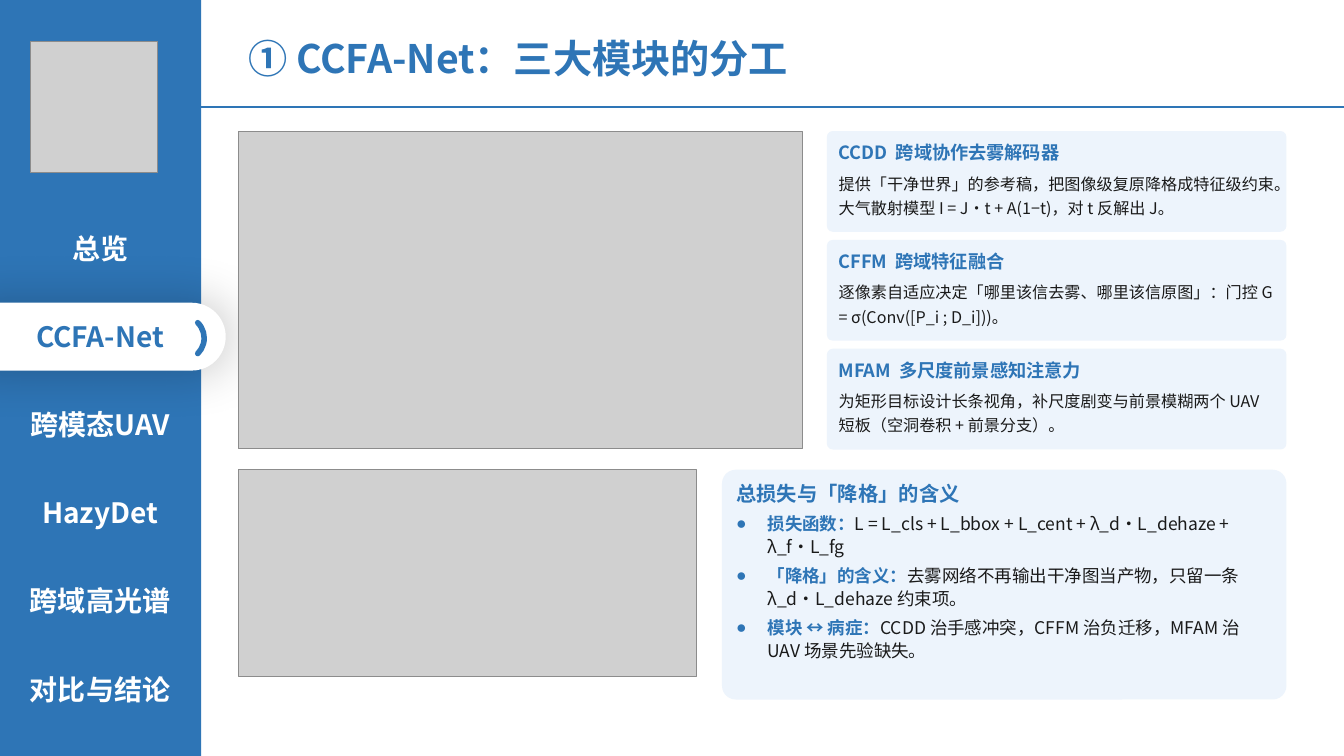
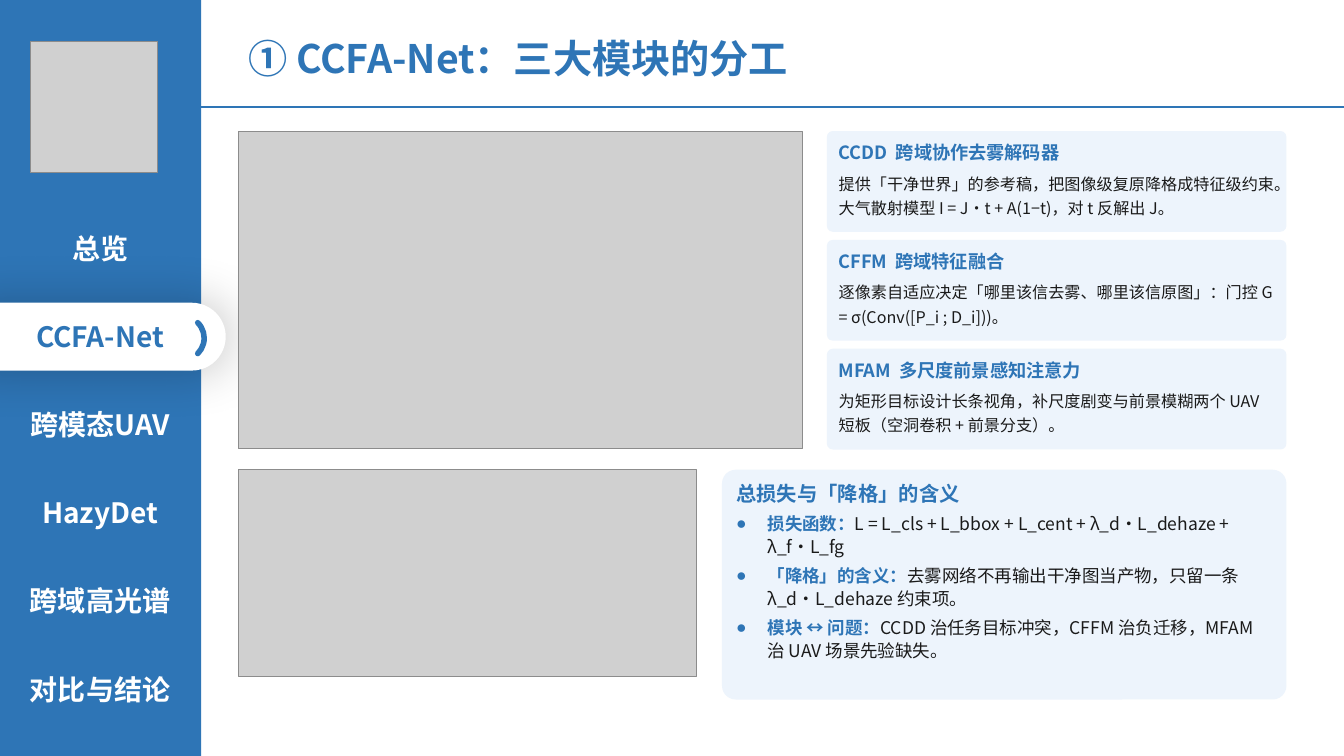
Before and after one commit to 139876/paper-notes, a slide deck: slide 6 of 论文精读/3-HazyDet精读/附件/四篇论文-组会汇报.pptx. Drawn at 1344x756 pixels with LibreOffice and Linux fonts; fonts in the diff are those of the drawing; grey boxes stand for pictures. Boxes give left, top, right and bottom in pixels: in the first picture for what was removed or moved away, otherwise in the second. Text is boxed around its words. In the diff, an @@ line names an element or a change of style, - is before the commit and + after.

```diff
--- a/论文精读/3-HazyDet精读/附件/四篇论文-组会汇报.pptx
+++ b/论文精读/3-HazyDet精读/附件/四篇论文-组会汇报.pptx
@@ text in rounded rectangle at [768,619,1253,659]: text changed @@
-● 模块 ↔ 病症：CCDD 治手感冲突，CFFM 治负迁移，MFAM 治 UAV 场景先验缺失。
+● 模块 ↔ 问题：CCDD 治任务目标冲突，CFFM 治负迁移，MFAM 治 UAV 场景先验缺失。
```
Also in this commit, not shown: 1 other slide changed.
